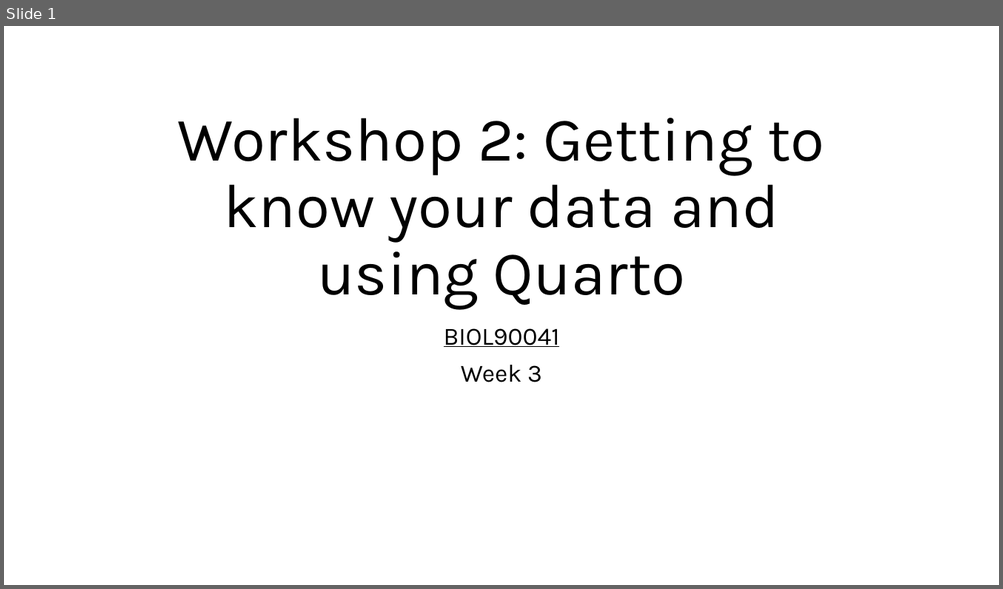
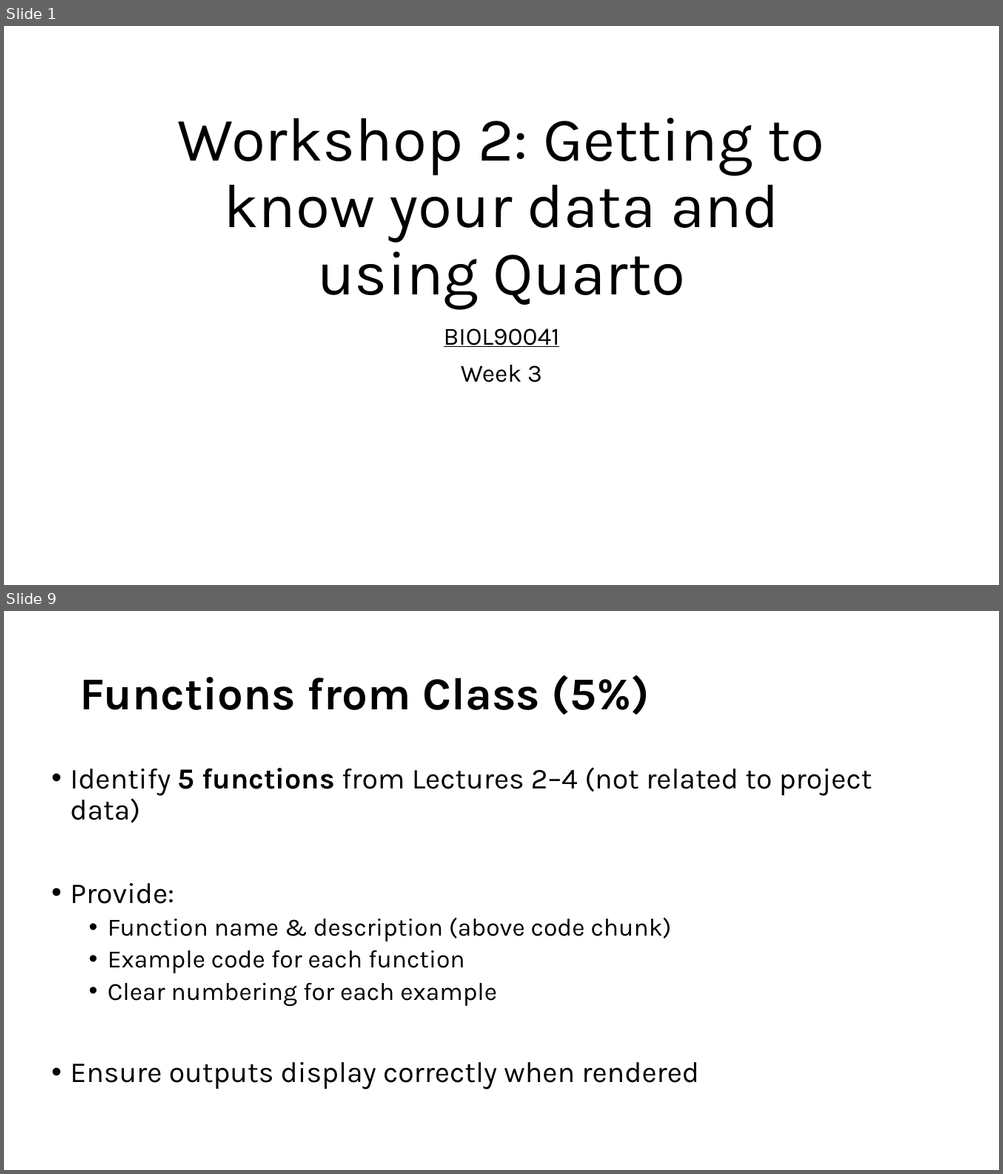
Before and after one commit to kris-wild/BIOL90041, a slide deck: Week_3/Workshop/Workshop_2.pptx. Shown one above the other, each under a label of ours: slide 1 before the commit, slides 1 and 9 after it; the slides between them are not shown. The pictures are 1003x589 and 1003x1174 pixels, drawn with LibreOffice and Linux fonts; fonts in the diff are those of the drawing. Boxes give left, top, right and bottom in pixels: in the first picture for what was removed or moved away, otherwise in the second. Text is boxed around its words. In the diff, an @@ line names an element or a change of style, - is before the commit and + after.

```diff
--- a/Week_3/Workshop/Workshop_2.pptx
+++ b/Week_3/Workshop/Workshop_2.pptx
@@ slide 9 added at [4, 611, 999, 1170], background #FFFFFF @@
@@ title added at [79, 675, 649, 715], 44 pt, text #000000, bold @@
+Functions from Class (5%)
@@ text added at [70, 767, 872, 1090], 28 pt, text #000000 @@
+• Identify 5 functions from Lectures 2–4 (not related to project data)
+• Provide:
+  • Function name & description (above code chunk)
+  • Example code for each function
+  • Clear numbering for each example
+• Ensure outputs display correctly when rendered
```
Also in this commit, not shown: 1 slide changed, 10 other slides added, 21 other files.
